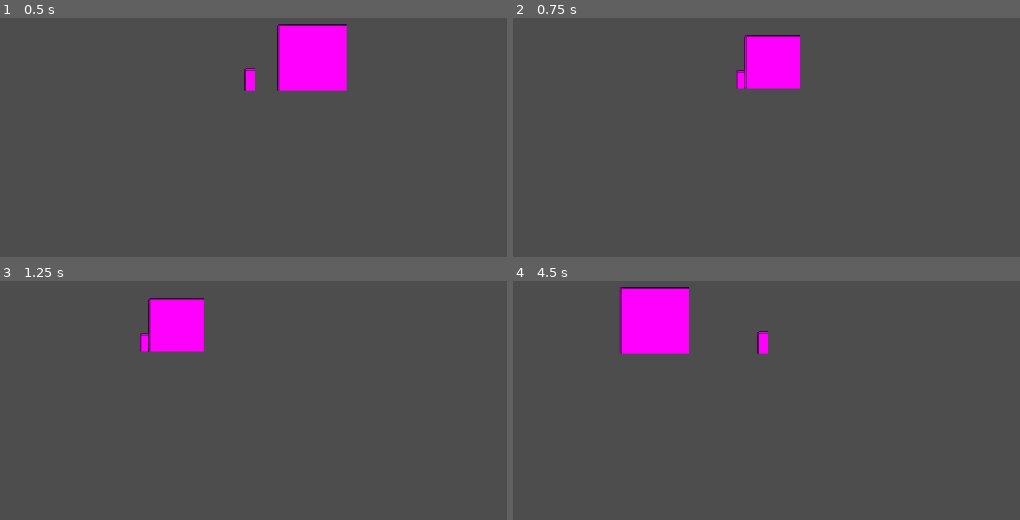
Above: before the commit, frames 1-4 (two rows, left to right).
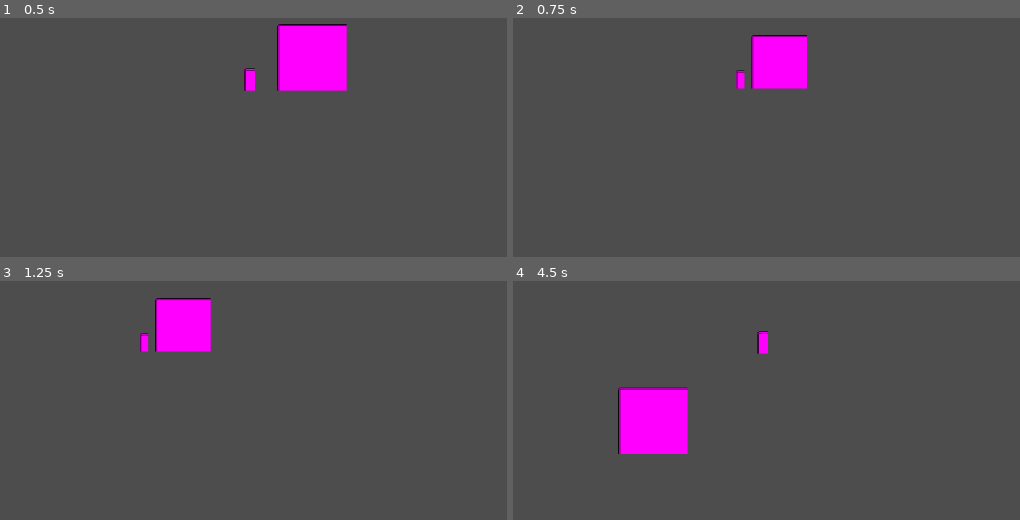
Above: after the commit, the same moments.

Repository: INV-matt/GMTK-game-jam
Game: Godot game, scene res://Scenes/main.tscn
The game is run twice, just before and just after one commit, with the same random seed, the same clock (stepped at 60 frames per second) and the same inputs.
Inputs:
- Up to frame 1 (0.5 s): no input
- Up to frame 2 (0.75 s): hold D (pl_right) from 0.53 s (still down); tap Tab (pl_scout) at 0.6 s
- Up to frame 3 (1.25 s): keep holding D (pl_right); tap Space (pl_jump) at 0.77 s
- Up to frame 4 (4.5 s): tap Tab (pl_scout) every 0.75 s from 1.35 to 4.35 s; tap Space (pl_jump) at 1.52, 3.02, 3.77 s; release D (pl_right) at 2.03 s; hold A (pl_left) 2.03-2.78 s; hold D (pl_right) 2.78-4.28 s; hold A (pl_left) from 4.28 s (still down)

Frame 1 is identical in both runs. In frame 2, 0.8% of the frame differs, in the area x 45-58%, y 7-30%; in frame 3, 0.8%; in frame 4, 7.7%, in the area x 20-35%, y 2-73%.

Commit message:
Basic Scout Ability

Diff:
--- a/Scripts/camera_movement.gd
+++ b/Scripts/camera_movement.gd
@@ -1,6 +1,8 @@
 extends Camera2D
 
 @export var ScoutSpeed = 300.0
+@export var ScoutZoomMult = 0.8
+
 
 var _isScouting = false
 
@@ -19,13 +21,13 @@
 
 func _on_scout_enter() -> void:
   print("scout entered")
-  zoom *= .8
+  zoom *= ScoutZoomMult
   _isScouting = true
   return
 
 func _on_scout_exit() -> void:
   print("scout exited")
-  zoom /= .8
+  zoom /= ScoutZoomMult
   position = Vector2(0, 0)
   _isScouting = false
   return
--- a/Scripts/player.gd
+++ b/Scripts/player.gd
@@ -34,29 +34,19 @@
     _lastOnFloor = 0
     _hasDashed = false
 
-  _handleGravity(delta)
-  _handleHorizontalMovement()
-  _handleJump()
+  if Input.is_action_just_pressed("pl_scout"): _handleScout()
 
-
-  if Input.is_action_just_pressed("pl_scout"):
-    if _isScouting:
-      _isScouting = false
-      SignalBus.scout_exit.emit()
-      return
-
-    if !_isScouting:
-      _isScouting = true
-      SignalBus.scout_enter.emit()
-
-
-  move_and_slide()
+  if !_isScouting:
+    _handleGravity(delta)
+    _handleHorizontalMovement()
+    _handleJump()
+    move_and_slide()
 
 
 #region HORIZONTAL MOVEMENT
 func _handleHorizontalMovement() -> void:
   _direction = Input.get_axis("pl_left", "pl_right")
-  if _direction && !_isScouting:
+  if _direction: # && !_isScouting:
     velocity.x = _direction * Speed
   else:
     velocity.x = move_toward(velocity.x, 0, Deceleration)
@@ -80,7 +70,7 @@
 
 #region JUMP
 func _handleJump() -> void:
-  if _isScouting: return
+  # if _isScouting: return
   if Input.is_action_just_pressed("pl_jump"): _frameSinceJumpPressed = 0
 
   if _frameSinceJumpPressed > JumpBuffer: return
@@ -102,3 +92,16 @@
   _jumpCount += 1
   velocity.y = -_jumpVelocity
 #endregion
+
+
+#region SCOUT
+func _handleScout() -> void:
+  if _isScouting:
+    _isScouting = false
+    SignalBus.scout_exit.emit()
+    return
+
+  if !_isScouting:
+    _isScouting = true
+    SignalBus.scout_enter.emit()
+#endregion
